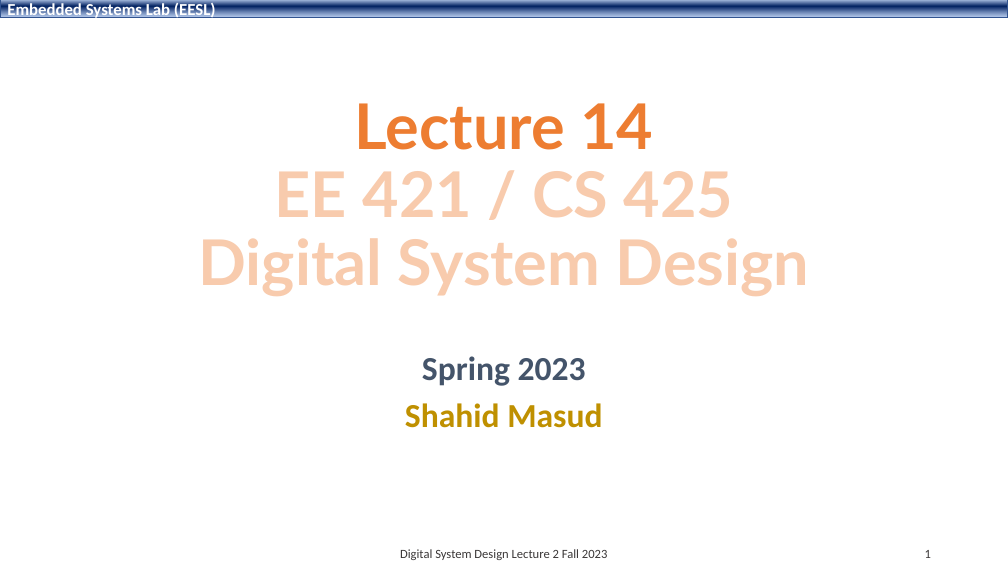
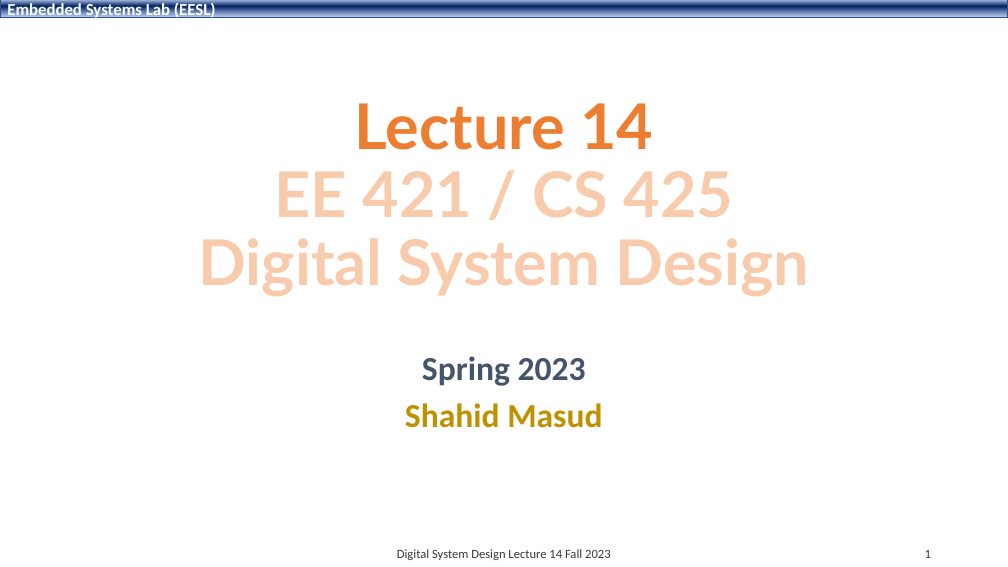
Before and after one commit to shahidmasud/shahidmasud.github.io, a slide deck: slide 1 of DSD_Lec14_Fall2023.ppsx. Drawn at 1008x567 pixels with LibreOffice and Linux fonts; fonts in the diff are those of the drawing; background and template pictures are left out. Boxes give left, top, right and bottom in pixels: in the first picture for what was removed or moved away, otherwise in the second. Text is boxed around its words. In the diff, an @@ line names an element or a change of style, - is before the commit and + after.

```diff
--- a/DSD_Lec14_Fall2023.ppsx
+++ b/DSD_Lec14_Fall2023.ppsx
@@ text at bbox=[397, 549, 610, 560]: text changed @@
-Digital System Design Lecture 2 Fall 2023
+Digital System Design Lecture 14 Fall 2023
```
Also in this commit, not shown: 19 other slides changed, 11 other files.
